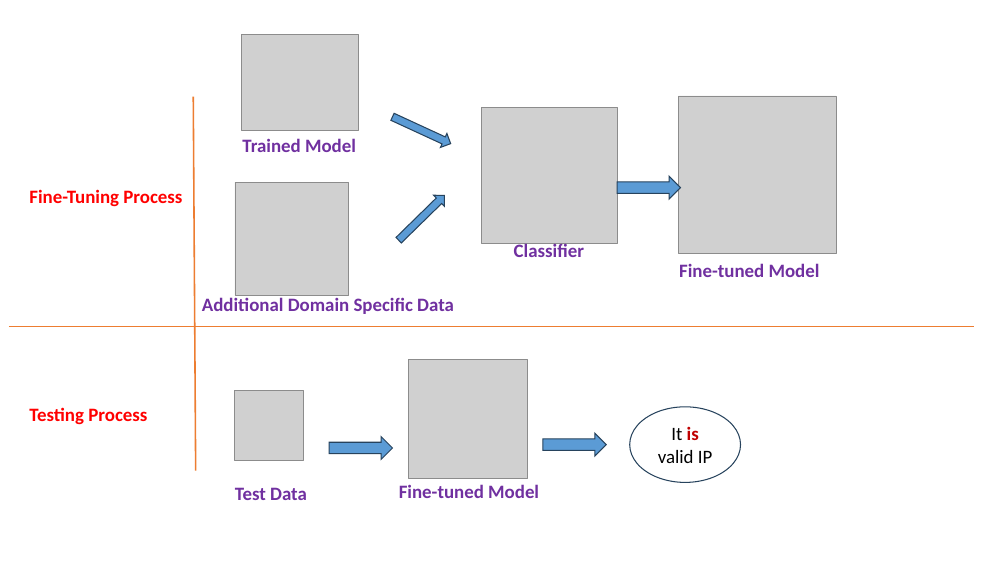
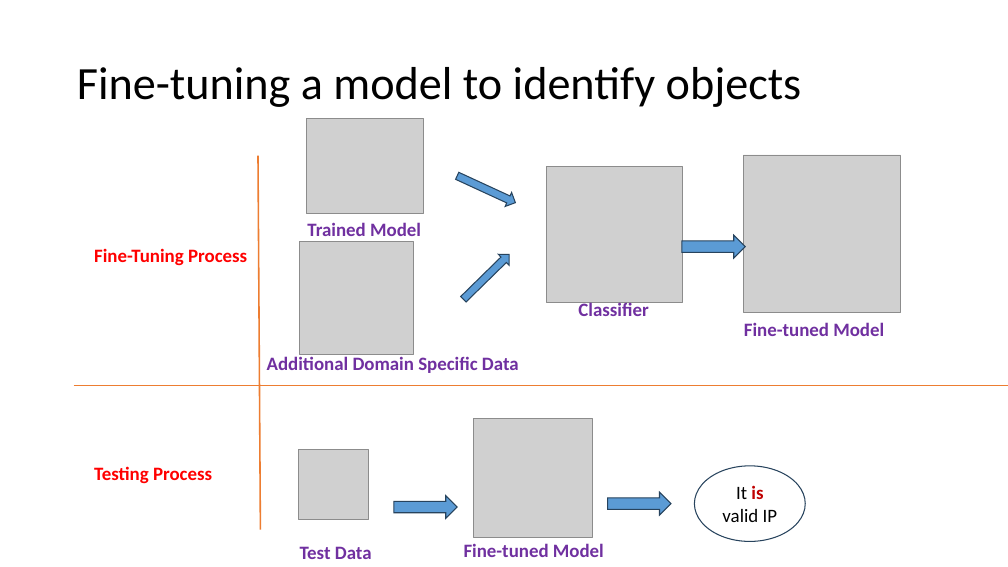
Before and after one commit to frankwxu/digital-forensics-lab, a slide deck: slide 10 of AI4Forensics/IP_Identifier_Fine_Tuning/IP_Identifer_Fine_Tuning.pptx (slide 9 before the commit). Drawn at 1008x567 pixels with LibreOffice and Linux fonts; fonts in the diff are those of the drawing; grey boxes stand for pictures; background and template pictures are left out. Boxes give left, top, right and bottom in pixels: in the first picture for what was removed or moved away, otherwise in the second. Text is boxed around its words. In the diff, an @@ line names an element or a change of style, - is before the commit and + after.

Commit message:
add IP addresses idenfiter with fine-tuned models

```diff
--- a/AI4Forensics/IP_Identifier_Fine_Tuning/IP_Identifer_Fine_Tuning.pptx
+++ b/AI4Forensics/IP_Identifier_Fine_Tuning/IP_Identifer_Fine_Tuning.pptx
@@ title added at (x1=77, y1=67, x2=802, y2=107), 44 pt, text #000000 @@
+Fine-tuning a model to identify objects
@@ picture moved from (x1=241, y1=35, x2=358, y2=131) to (x1=306, y1=118, x2=423, y2=214) @@
@@ text "Trained Model" moved from (x1=242, y1=138, x2=356, y2=152) to (x1=307, y1=222, x2=421, y2=236) @@
@@ line moved from (9, 327) - (974, 327) to (74, 386) - (1008, 386) @@
@@ 7 texts, 5 pictures, 5 right arrows, 1 ellipse, 1 line moved together from (x1=29, y1=96, x2=836, y2=500) to (x1=94, y1=155, x2=901, y2=559) @@
```
Also in this commit, not shown: 8 other slides changed, 19 slides added, 2 slides removed, 4 other files.
